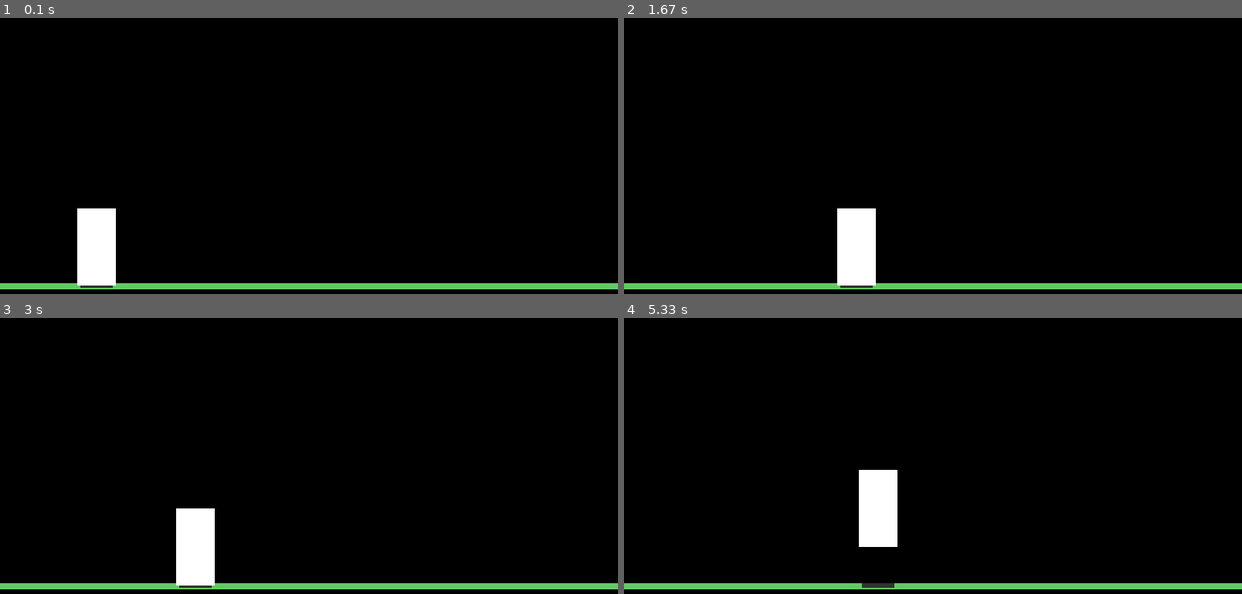
Above: before the commit, frames 1-4 (two rows, left to right).
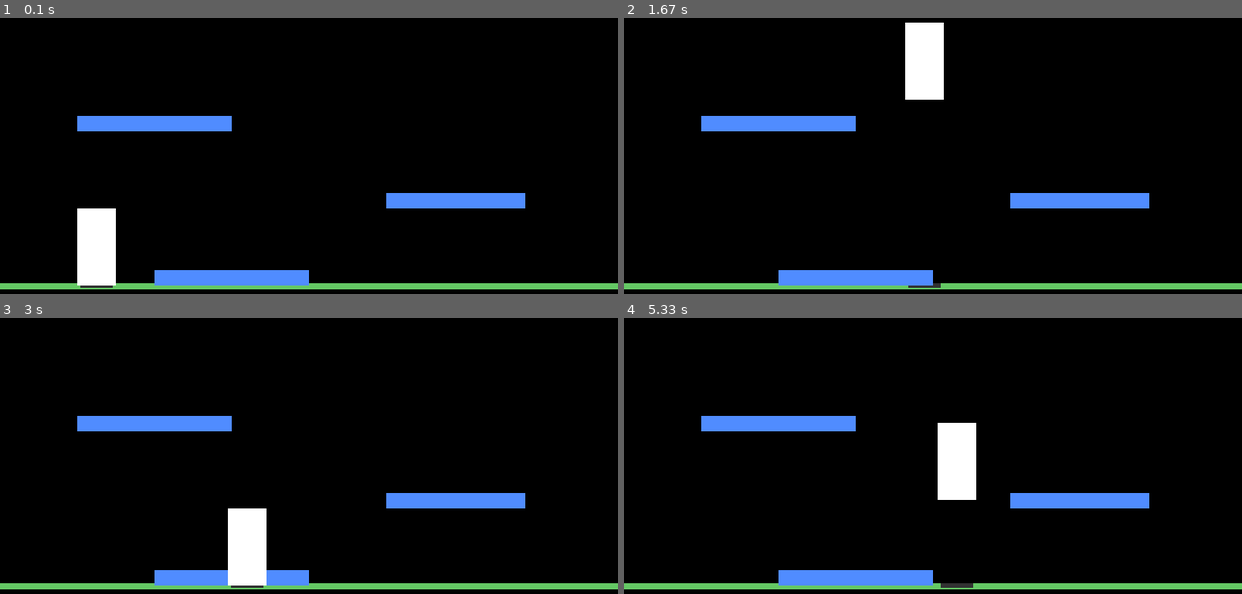
Above: after the commit, the same moments.

Repository: HEWHODOES/pygame-studies
Game: pygame game, started from movement1.py
Two runs of this game, one before a commit and one after it. Both use one fixed random seed, a clock stepped at 60 frames per second and the inputs below.
Inputs:
- Up to frame 1 (0.1 s): no input
- Up to frame 2 (1.67 s): hold W 0.33-0.8 s; hold Right 0.33-0.8 s; hold Right 0.83-1.3 s; hold W 1.33-1.63 s
- Up to frame 3 (3 s): hold Right 1.67-2.13 s; hold A 2.17-2.7 s; hold Left from 2.73 s (still down)
- Up to frame 4 (5.33 s): release Left at 3.13 s; hold W 3.17-3.53 s; hold Right 3.57-4.2 s; hold A 4.23-4.7 s; hold Right 4.73-5.2 s; hold W from 5.23 s (still down)

The runs differ from the first frame. In frame 1, 4.1% of the frame differs, in the area x 12-85%, y 35-97%; in frame 2, 7.3%; in frame 3, 6.9%; in frame 4, 7.7%, in the area x 12-85%, y 35-98%.

Commit message:
Add platforms and some collison, adjusted mechanics

Diff:
--- a/movement1.py
+++ b/movement1.py
@@ -9,6 +9,11 @@
 
 screen = pygame.display.set_mode((WIDTH, HEIGHT))
 block = pygame.Rect(100, 300, 50, 100)
+platforms = [
+    pygame.Rect(200, 380, 200, 20),
+    pygame.Rect(500, 280, 180, 20),
+    pygame.Rect(100, 180, 200, 20)
+]
 
 
 clock = pygame.time.Clock()
@@ -20,10 +25,11 @@
 pos_y = ground_y
 velocity = 0
 vertical = 0
-gravity = 0.35
-jump_height = 11
-acceleration = 0.65
-max_speed = 3
+gravity = 0.92
+jump_height = 21
+jump_cut_multiplier = 2.2
+acceleration = 0.85
+max_speed = 5
 friction = 0.82
 
 can_dash = True
@@ -43,10 +49,13 @@
         if event.type == pygame.QUIT:
             running = False
 
+        old_y = pos_y
+
         if event.type == pygame.KEYDOWN:
 
-            if event.key in (pygame.K_UP, pygame.K_w):
-                if pos_y >= ground_y:
+            if event.key in (pygame.K_UP, pygame.K_w, pygame.K_SPACE):
+                current_time = pygame.time.get_ticks()
+                if on_ground or current_time - last_dash <= 250:
                     vertical = -jump_height
 
             if event.key in (pygame.K_RIGHT, pygame.K_d):
@@ -96,12 +105,37 @@
     pos_x += velocity
     velocity *= friction
 
-    vertical += gravity
+    if vertical < 0:
+        if not (keys[pygame.K_UP] or keys[pygame.K_w] or keys[pygame.K_SPACE]):
+            vertical += gravity + jump_cut_multiplier
+        else:
+            vertical += gravity
+
+    else:
+        vertical += gravity
+
     pos_y += vertical
+
+    on_ground = False
+    player_rect = pygame.Rect(int(pos_x), int(pos_y), block.width, block.height)
 
     if pos_y >= ground_y:
         pos_y = ground_y
+        on_ground = True
         vertical = 0
+
+    for plat in platforms:
+        old_bottom = old_y + block.height
+
+        if player_rect.colliderect(plat) and vertical >= 0:
+
+            if old_bottom <= (plat.top + 1):
+
+                on_ground = True
+                pos_y = plat.top - (block.height - 1)
+                vertical = 0
+
+                break
 
     block.x = int(pos_x)
     block.y = int(pos_y)
@@ -125,6 +159,10 @@
     )
 
     pygame.draw.rect(screen, shadow_color, shadow_rect)
+
+    for plat in platforms:
+        pygame.draw.rect(screen, (80, 140, 255), plat)
+
     pygame.draw.rect(screen, (255, 255, 255), block)
 
     pygame.display.update()
